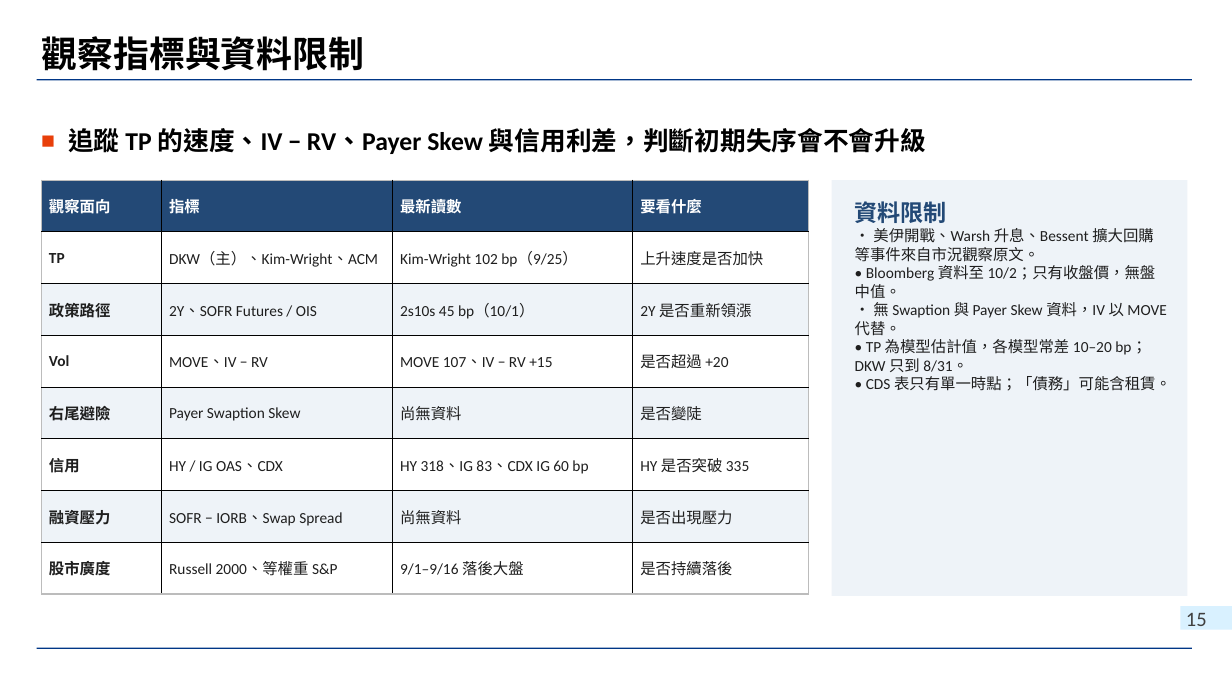
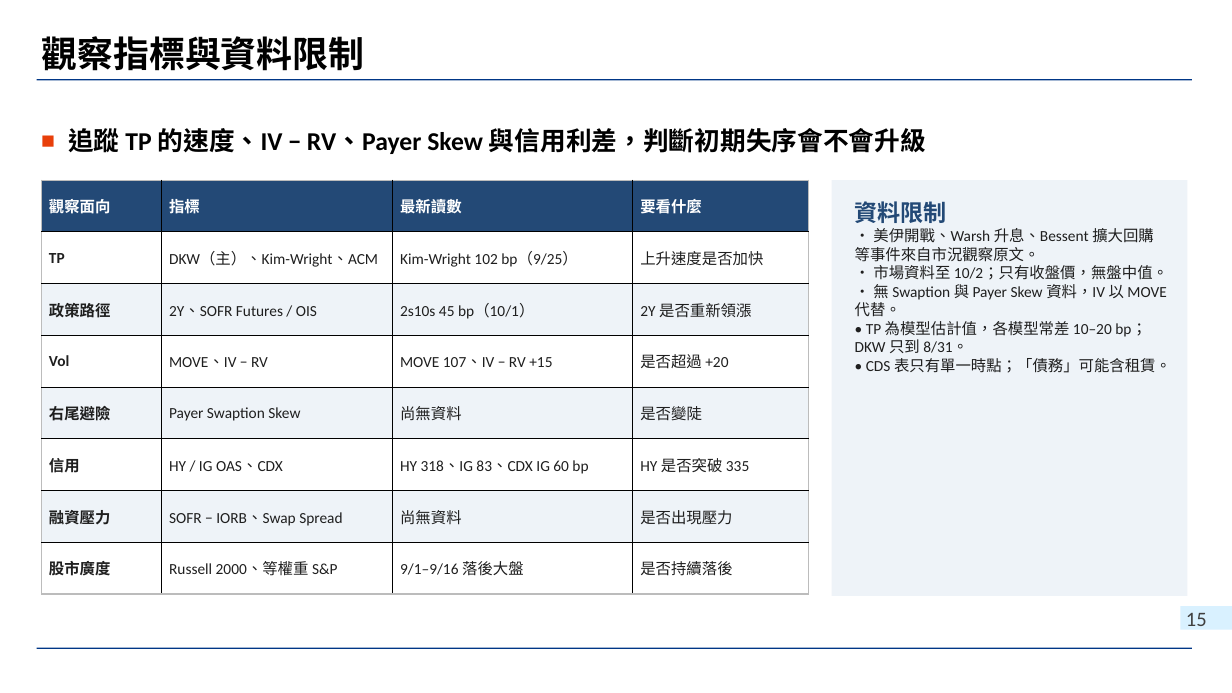
Before and after one commit to wlinoxox/US-Bond-Vol, a slide deck: slide 15 of slides/2026-10-03_us-treasury-vol-regime-change.pptx. Drawn at 1232x693 pixels with LibreOffice and Linux fonts; fonts in the diff are those of the drawing; background and template pictures are left out. Boxes give left, top, right and bottom in pixels: in the first picture for what was removed or moved away, otherwise in the second. Text is boxed around its words. In the diff, an @@ line names an element or a change of style, - is before the commit and + after.

```diff
--- a/slides/2026-10-03_us-treasury-vol-regime-change.pptx
+++ b/slides/2026-10-03_us-treasury-vol-regime-change.pptx
@@ text at [873, 265, 1168, 280]: text changed @@
-• Bloomberg 資料至 10/2；只有收盤價，無盤中值。
+• 市場資料至 10/2；只有收盤價，無盤中值。
```
Also in this commit, not shown: 2 other slides changed.
